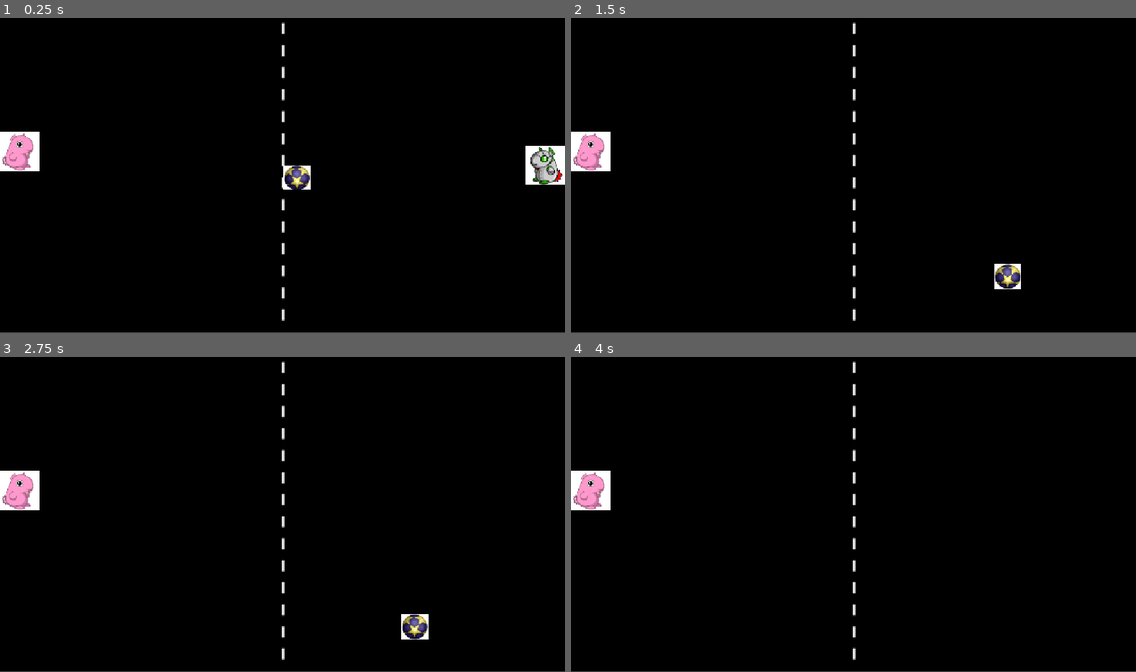
Above: before the commit, frames 1-4 (two rows, left to right).
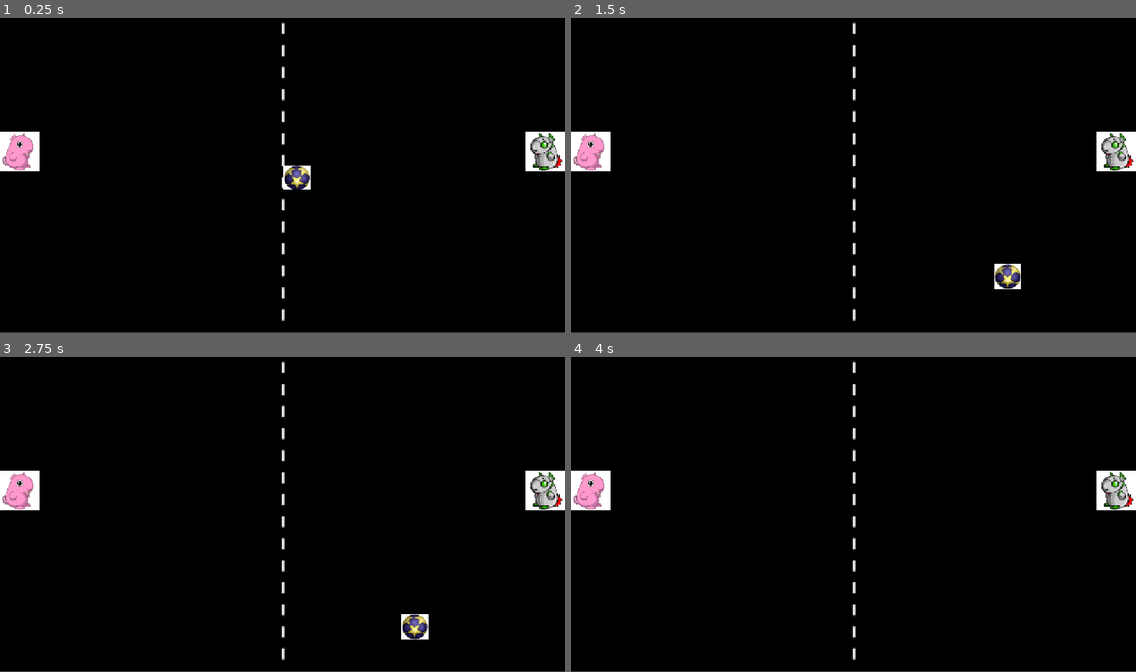
Above: after the commit, the same moments.

Repository: rebel-doomer/Pong-Clone
Game: Godot game, scene res://scenes/main.tscn
Same seed, same stepped clock (60 frames per second), same inputs: the game is played once before the commit and once after it.
Inputs:
- Up to frame 1 (0.25 s): no input
- Up to frame 2 (1.5 s): tap Enter (ui_accept) at 0.5, 0.6, 0.77, 1.07, 1.35 s; hold Right (ui_right) from 0.53 s (still down)
- Up to frame 3 (2.75 s): tap Enter (ui_accept) at 1.52, 1.82, 2.1 s; release Right (ui_right) at 2.03 s; hold Left (ui_left) from 2.03 s (still down)
- Up to frame 4 (4 s): release Left (ui_left) at 2.78 s; hold Right (ui_right) from 2.78 s (still down); tap Enter (ui_accept) at 2.85, 3.02, 3.32, 3.6, 3.77 s

The runs differ from the first frame. In frame 1, 1.0% of the frame differs, in the area x 93-100%, y 36-53%; in frame 2, 0.9%; in frame 3, 0.9%; in frame 4, 0.9%.

Commit message:
cpu paddle basic init, unusable

Diff:
--- a/scripts/cpu.gd
+++ b/scripts/cpu.gd
@@ -1,25 +1,15 @@
 extends CharacterBody2D
 
+const SPEED = 300.0
 
-const SPEED = 300.0
-const JUMP_VELOCITY = -400.0
-
-
-func _physics_process(delta: float) -> void:
-	# Add the gravity.
-	if not is_on_floor():
-		velocity += get_gravity() * delta
-
-	# Handle jump.
-	if Input.is_action_just_pressed("ui_accept") and is_on_floor():
-		velocity.y = JUMP_VELOCITY
+"""func _physics_process(delta: float) -> void:
 
 	# Get the input direction and handle the movement/deceleration.
 	# As good practice, you should replace UI actions with custom gameplay actions.
-	var direction := Input.get_axis("ui_left", "ui_right")
+	var direction := Input.get_axis("moveUp", "moveDown")
 	if direction:
-		velocity.x = direction * SPEED
+		velocity.y = direction * SPEED
 	else:
-		velocity.x = move_toward(velocity.x, 0, SPEED)
+		velocity.y = move_toward(velocity.y, 0, SPEED)
 
-	move_and_slide()
+	move_and_slide()"""
